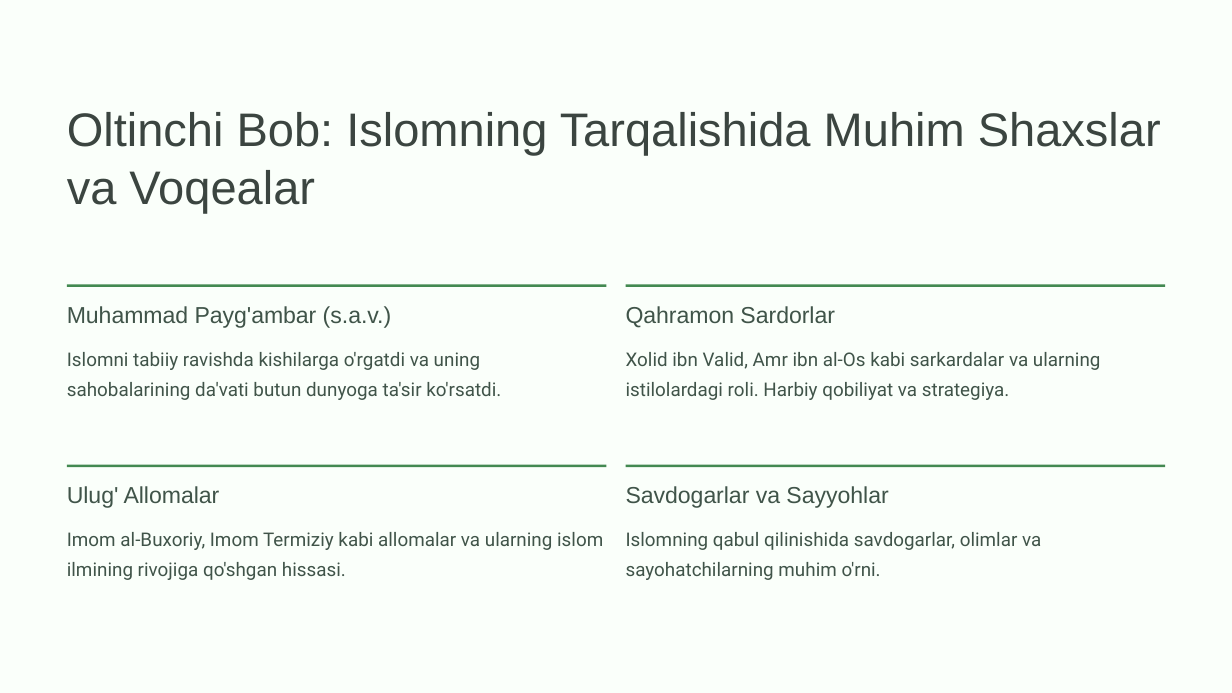
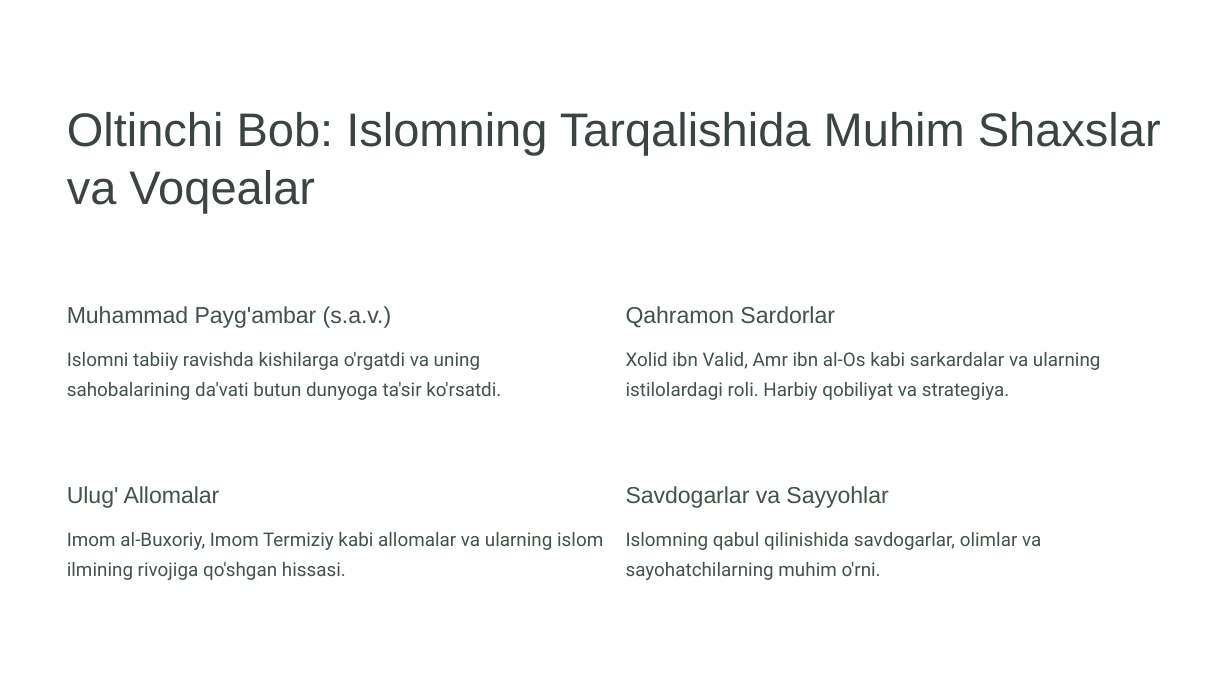
Before and after one commit to qarshiyevnodir-stack/student_helper_bot, a slide deck: slide 6 of templates/shablonlar/platinum.pptx. Drawn at 1232x693 pixels with LibreOffice and Linux fonts; fonts in the diff are those of the drawing; background and template pictures are left out. Boxes give left, top, right and bottom in pixels: in the first picture for what was removed or moved away, otherwise in the second. Text is boxed around its words. In the diff, an @@ line names an element or a change of style, - is before the commit and + after.

```diff
--- a/templates/shablonlar/platinum.pptx
+++ b/templates/shablonlar/platinum.pptx
@@ background #FAFFFA to picture (left out) @@
@@ rectangle removed at [67,285,606,287] @@
@@ rectangle removed at [626,285,1165,287] @@
@@ rectangle removed at [67,464,606,467] @@
@@ rectangle removed at [626,464,1165,467] @@
```
Also in this commit, not shown: 2 other slides changed, 2 other files.
